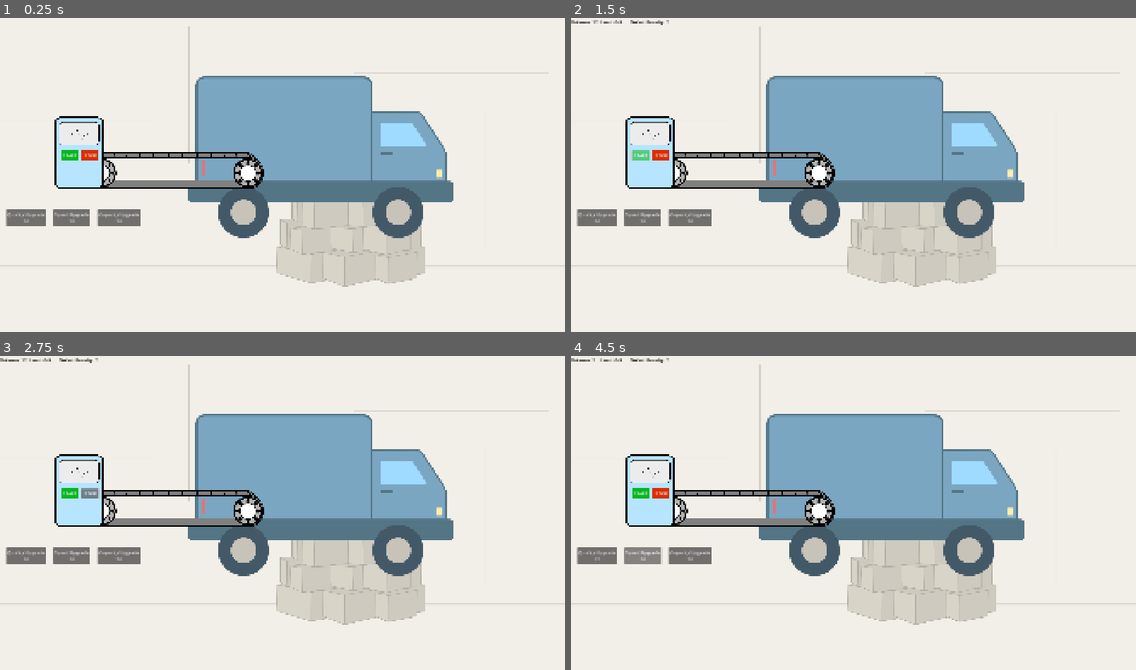
Above: before the commit, frames 1-4 (two rows, left to right).
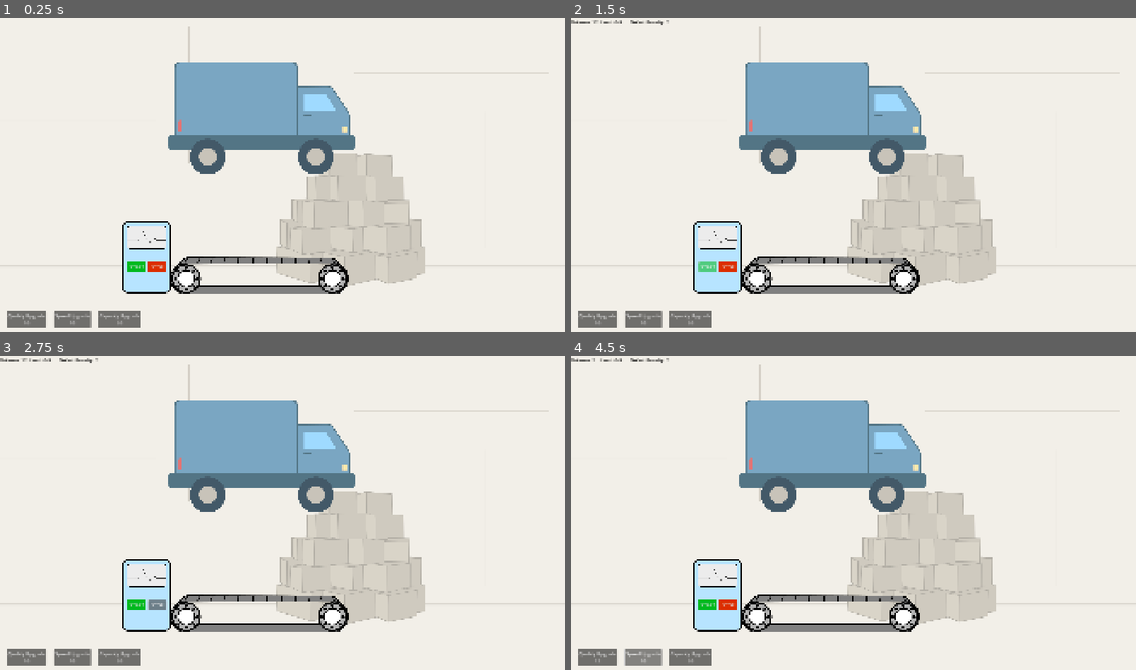
Above: after the commit, the same moments.

Repository: dkajo/supply-chain-game
Game: Godot game, scene res://Scenes/level.tscn
Two runs of this game, one before a commit and one after it. Both use one fixed random seed, a clock stepped at 60 frames per second and the inputs below.
Inputs:
- Up to frame 1 (0.25 s): no input
- Up to frame 2 (1.5 s): click "START" at 0.5 s; click "START" at 1.25 s
- Up to frame 3 (2.75 s): click "STOP" at 2 s
- Up to frame 4 (4.5 s): click "Quality Upgrade 10" at 2.75 s; click "Quality Upgrade 12" at 3.5 s; click "Speed Upgrade 10" at 4.25 s

The runs differ from the first frame. In frame 1, 23% of the frame differs, in the area x 1-81%, y 14-99%; in frame 2, 23%; in frame 3, 23%; in frame 4, 23%.

Commit message:
Updated graphics

Diff:
--- a/Scenes/UI/UIFacade.tscn
+++ b/Scenes/UI/UIFacade.tscn
@@ -34,10 +34,10 @@
 
 [node name="StartButton" type="Button" parent="HUD"]
 layout_mode = 0
-offset_left = 205.0
-offset_top = 450.0
-offset_right = 266.0
-offset_bottom = 482.0
+offset_left = 433.0
+offset_top = 829.0
+offset_right = 494.0
+offset_bottom = 861.0
 theme_override_styles/hover = SubResource("StyleBoxFlat_qxo88")
 theme_override_styles/normal = SubResource("StyleBoxFlat_rbqoo")
 text = "START"
@@ -73,38 +73,38 @@
 
 [node name="StopButton" type="Button" parent="HUD"]
 layout_mode = 0
-offset_left = 275.0
-offset_top = 450.0
-offset_right = 336.0
-offset_bottom = 482.0
+offset_left = 503.0
+offset_top = 829.0
+offset_right = 564.0
+offset_bottom = 861.0
 theme_override_styles/pressed = SubResource("StyleBoxFlat_1g3k4")
 theme_override_styles/normal = SubResource("StyleBoxFlat_f6eae")
 text = "STOP"
 
 [node name="QualityUpgradeBtn" type="Button" parent="HUD"]
 layout_mode = 0
-offset_left = 20.0
-offset_top = 650.0
-offset_right = 129.0
-offset_bottom = 704.0
+offset_left = 22.0
+offset_top = 995.0
+offset_right = 157.0
+offset_bottom = 1049.0
 text = "Quality Upgrade
 10"
 
 [node name="SpeedUpgradeBtn" type="Button" parent="HUD"]
 layout_mode = 0
-offset_left = 180.0
-offset_top = 650.0
-offset_right = 306.0
-offset_bottom = 704.0
+offset_left = 182.0
+offset_top = 995.0
+offset_right = 308.0
+offset_bottom = 1049.0
 text = "Speed Upgrade
 10"
 
 [node name="CapacityUpgradeBtn" type="Button" parent="HUD"]
 layout_mode = 0
-offset_left = 331.0
-offset_top = 650.0
-offset_right = 457.0
-offset_bottom = 704.0
+offset_left = 333.0
+offset_top = 995.0
+offset_right = 478.0
+offset_bottom = 1049.0
 text = "Capacity Upgrade
 20"
 
--- a/Scenes/level.tscn
+++ b/Scenes/level.tscn
@@ -28,7 +28,7 @@
 
 [node name="ConveyorBelt" type="Sprite2D" parent="."]
 top_level = true
-position = Vector2(593, 517)
+position = Vector2(880, 876)
 scale = Vector2(0.478547, 0.478547)
 texture = ExtResource("3_f2txt")
 
@@ -36,9 +36,11 @@
 
 [node name="Machine" parent="." instance=ExtResource("4_0b4ue")]
 z_index = 1
-position = Vector2(-22, 53)
+position = Vector2(60, 80)
 
 [node name="Truck" parent="." instance=ExtResource("6_1ainy")]
-position = Vector2(390, -45)
+position = Vector2(1050, 450)
+scale = Vector2(0.7, 0.7)
 
 [node name="Loadingzone" parent="." instance=ExtResource("7_8c0lf")]
+position = Vector2(60, 220)
--- a/Scenes/loadingzone.tscn
+++ b/Scenes/loadingzone.tscn
@@ -3,13 +3,13 @@
 [ext_resource type="Script" uid="uid://bsawmri4ugx32" path="res://Scripts/loadingzone.gd" id="1_vus5j"]
 
 [sub_resource type="RectangleShape2D" id="RectangleShape2D_3t4et"]
-size = Vector2(168, 278)
+size = Vector2(278, 475)
 
 [node name="Loadingzone" type="Area2D"]
 script = ExtResource("1_vus5j")
 
 [node name="CollisionShape2D" type="CollisionShape2D" parent="."]
-position = Vector2(969, 420)
+position = Vector2(1252, 518)
 shape = SubResource("RectangleShape2D_3t4et")
 
 [connection signal="area_entered" from="." to="." method="_on_area_entered"]
--- a/Scenes/machine.tscn
+++ b/Scenes/machine.tscn
@@ -7,7 +7,7 @@
 script = ExtResource("1_13m1l")
 
 [node name="Sprite2D" type="Sprite2D" parent="."]
-position = Vector2(290, 405)
+position = Vector2(437, 732)
 scale = Vector2(0.418129, 0.418129)
 texture = ExtResource("1_6a4ke")
 
